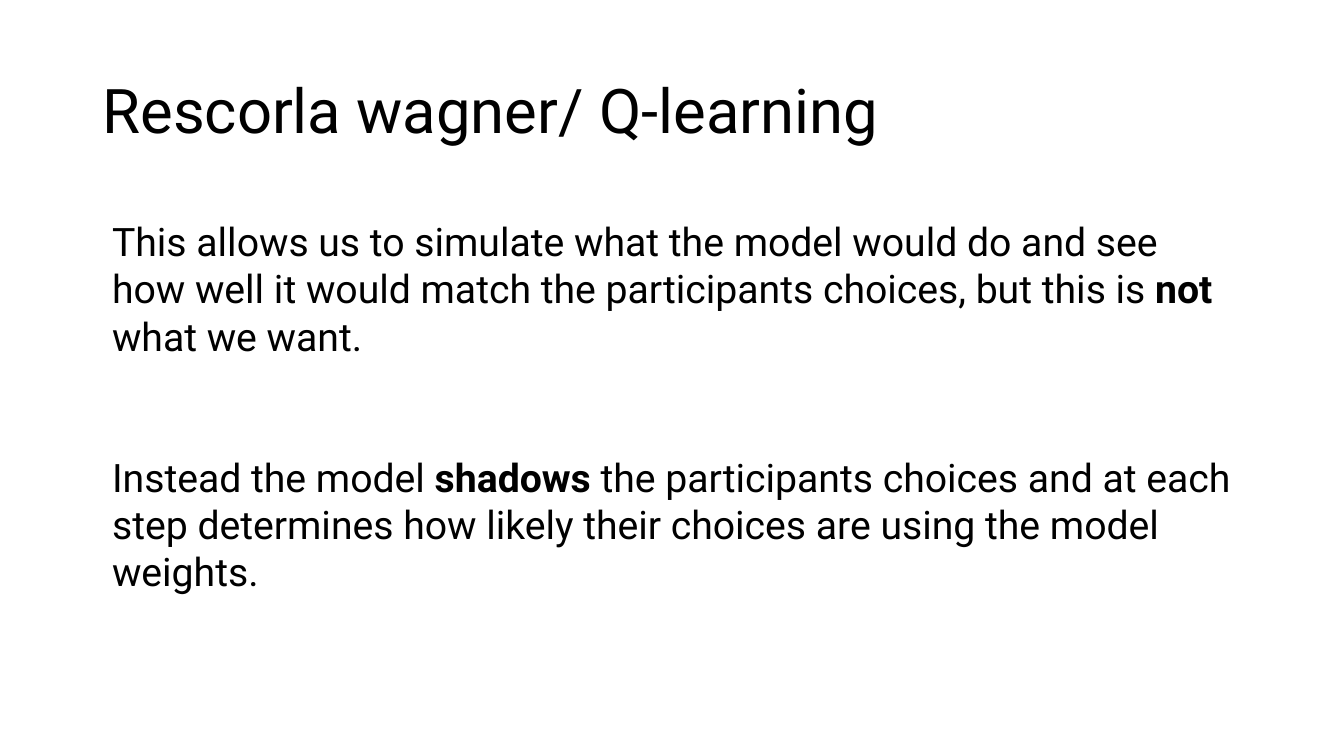
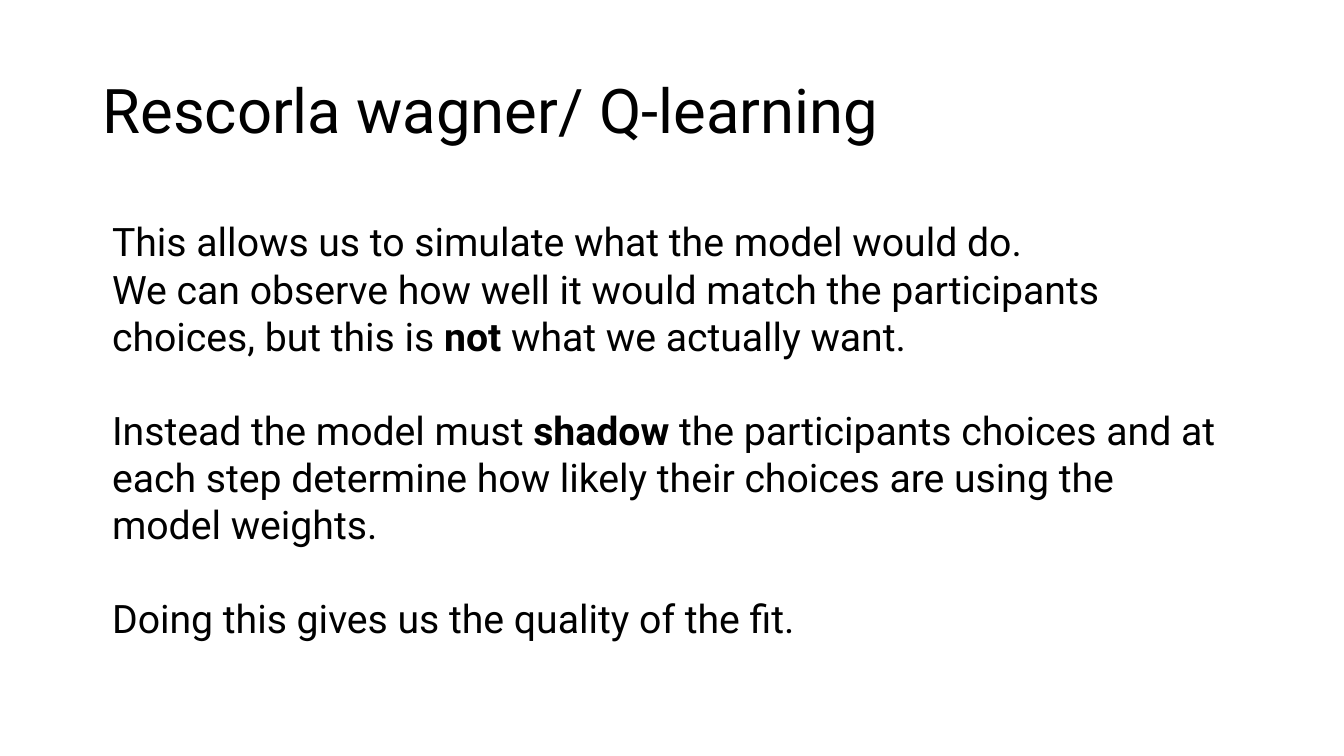
Before and after one commit to trNk27/Human_Data_Exploration, a slide deck: slide 30 of presentation/Prototype.pptx (slide 28 before the commit). Drawn at 1344x756 pixels with LibreOffice and Linux fonts; fonts in the diff are those of the drawing; background and template pictures are left out. Boxes give left, top, right and bottom in pixels: in the first picture for what was removed or moved away, otherwise in the second. Text is boxed around its words. In the diff, an @@ line names an element or a change of style, - is before the commit and + after.

Commit message:
updated presentation

```diff
--- a/presentation/Prototype.pptx
+++ b/presentation/Prototype.pptx
@@ text at [112, 226, 1215, 642]: text changed @@
-This allows us to simulate what the model would do and see how well it would match the participants choices, but this is not what we want.
-Instead the model shadows the participants choices and at each step determines how likely their choices are using the model weights.
+This allows us to simulate what the model would do.
+We can observe how well it would match the participants choices, but this is not what we actually want.
+Instead the model must shadow the participants choices and at each step determine how likely their choices are using the model weights.
+Doing this gives us the quality of the fit.
```
Also in this commit, not shown: 13 other slides changed, 4 slides added, 2 slides removed, 3 other files.
